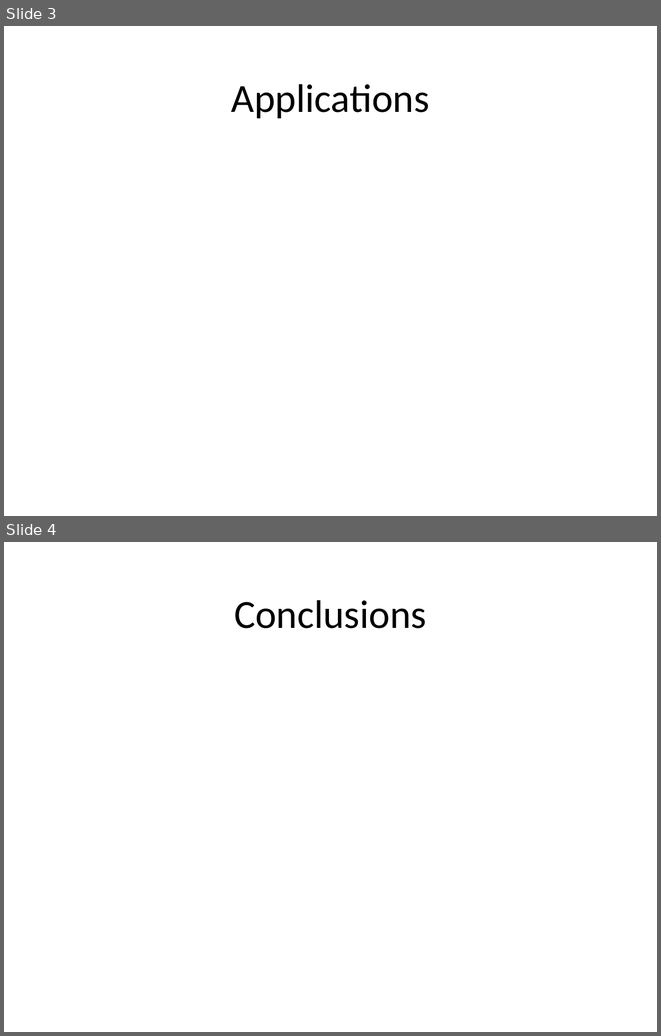
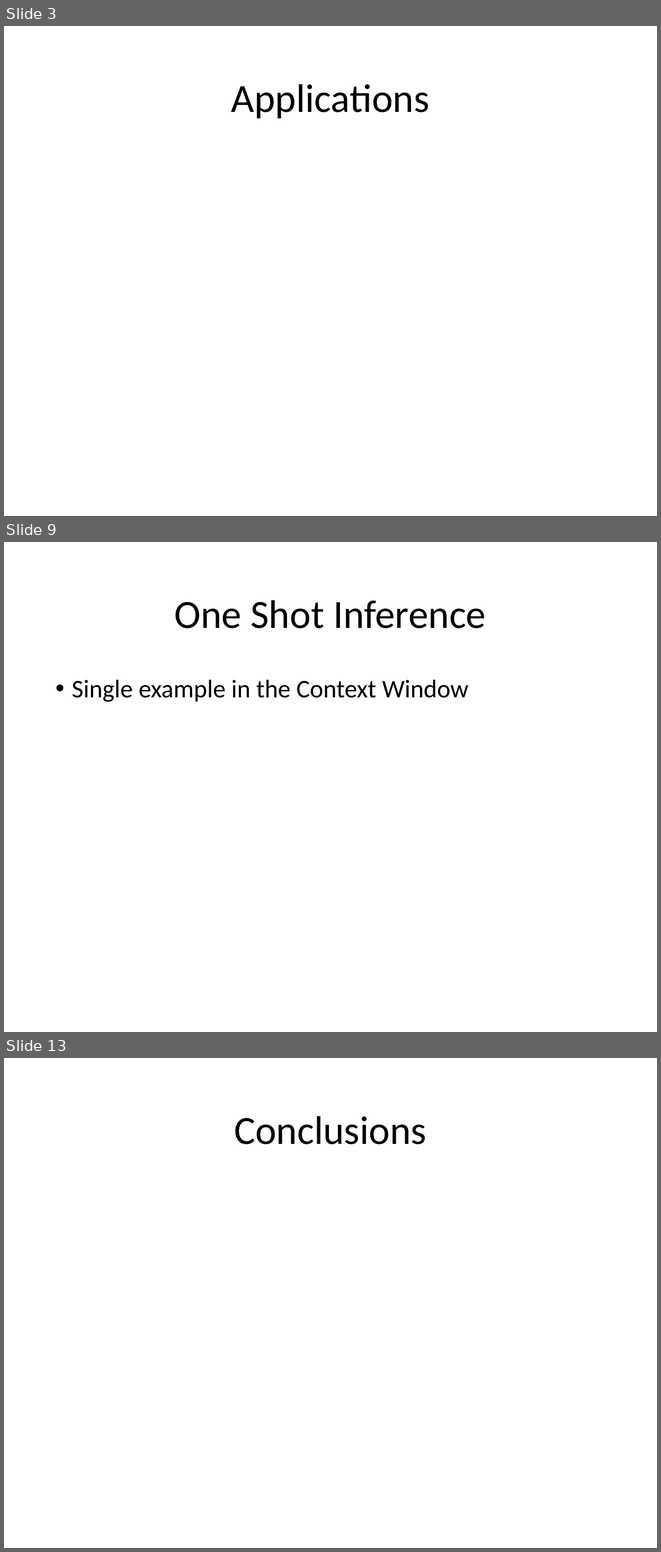
Before and after one commit to look4pritam/LargeLanguageModels, a slide deck: Presentations/LargeLanguageModels.pptx. Shown one above the other, each under a label of ours: slides 3 and 4 before the commit, slides 3, 9 and 13 after it; the slides between them are not shown. The pictures are 661x1036 and 661x1552 pixels, drawn with LibreOffice and Linux fonts; fonts in the diff are those of the drawing. Boxes give left, top, right and bottom in pixels: in the first picture for what was removed or moved away, otherwise in the second. Text is boxed around its words. In the diff, an @@ line names an element or a change of style, - is before the commit and + after.

```diff
--- a/Presentations/LargeLanguageModels.pptx
+++ b/Presentations/LargeLanguageModels.pptx
@@ slide 9 added at [4, 542, 657, 1032], background #FFFFFF @@
@@ title added at [175, 600, 486, 628], 44 pt, text #000000 @@
+One Shot Inference
@@ text added at [72, 679, 468, 702], 28 pt, text #000000 @@
+• Single example in the Context Window
@@ what was slide 4 is now slide 13 @@
```
Also in this commit, not shown: 2 slides changed, 8 other slides added.
